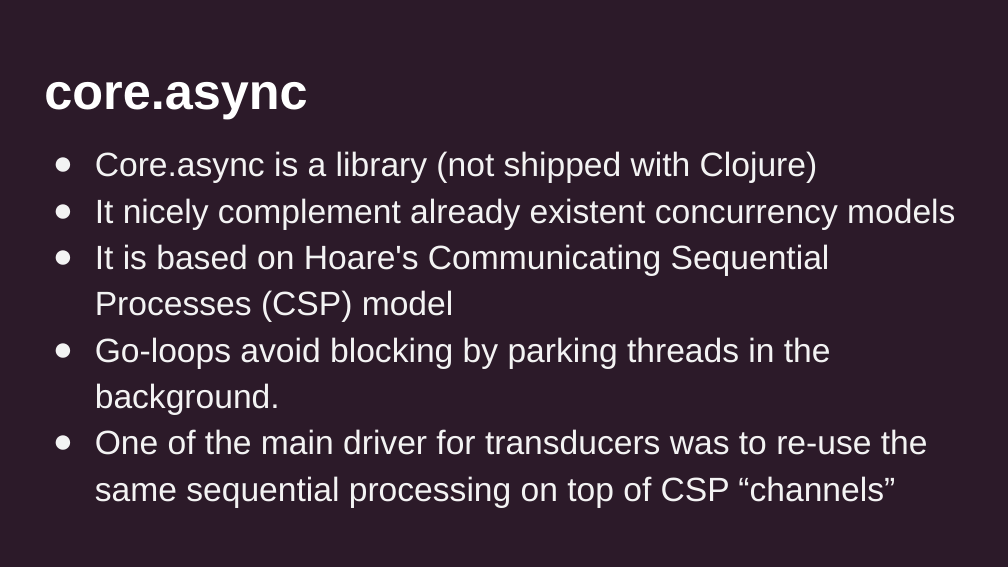
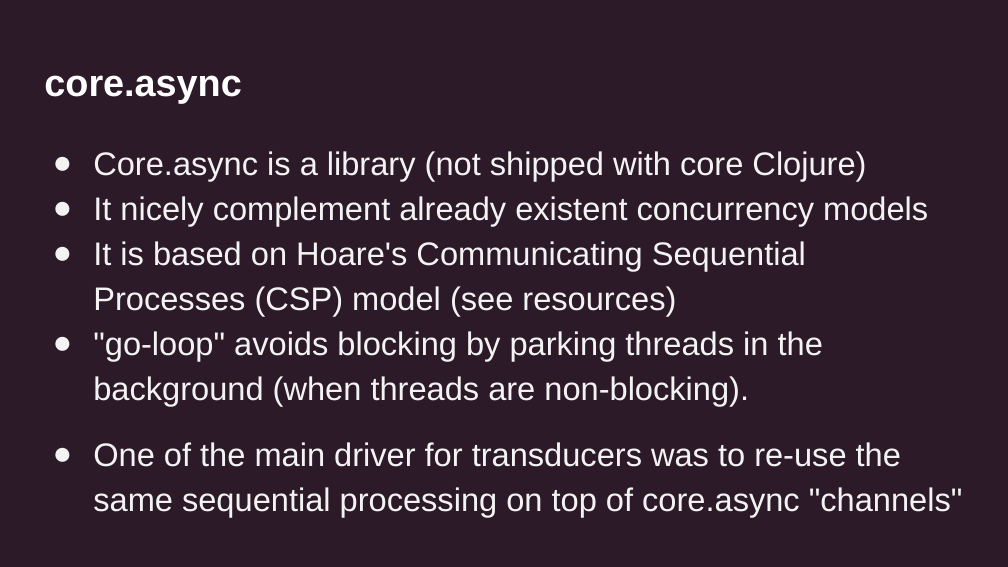
Before and after one commit to uswitch/transducers-workshop, a slide deck: slide 2 of slides/03-xducers-async.pptx. Drawn at 1008x567 pixels with LibreOffice and Linux fonts; fonts in the diff are those of the drawing. Boxes give left, top, right and bottom in pixels: in the first picture for what was removed or moved away, otherwise in the second. Text is boxed around its words. In the diff, an @@ line names an element or a change of style, - is before the commit and + after.

```diff
--- a/slides/03-xducers-async.pptx
+++ b/slides/03-xducers-async.pptx
@@ title "core.async" at (44,75,241,104): size 36 to 27 pt @@
@@ text at (93,151,866,181): text changed; size 24 to 23.3 pt @@
-● Core.async is a library (not shipped with Clojure)
+● Core.async is a library (not shipped with core Clojure)
@@ text at (93,196,928,226): size 24 to 23.3 pt in "It nicely complement already existent concurrency models"; indent changed @@
@@ text at (93,241,963,517): text changed; size 24 to 23.3 pt @@
-● It is based on Hoare's Communicating Sequential Processes (CSP) model
-● Go-loops avoid blocking by parking threads in the background.
-● One of the main driver for transducers was to re-use the same sequential processing on top of CSP “channels”
+● It is based on Hoare's Communicating Sequential Processes (CSP) model (see resources)
+● "go-loop" avoids blocking by parking threads in the background (when threads are non-blocking).
+● One of the main driver for transducers was to re-use the same sequential processing on top of core.async "channels"
```
Also in this commit, not shown: 6 other slides changed, 8 other files.
